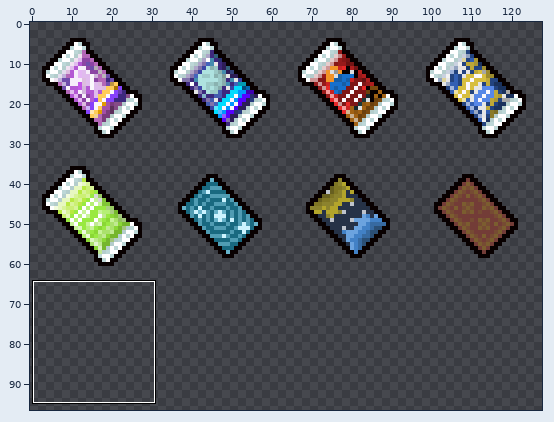
One commit to this sprite sheet: resources/gfx/sprites/Card Backs.png. The picture above shows the old version from afar; the outline marks the close-up.
Close-up. The starting point:
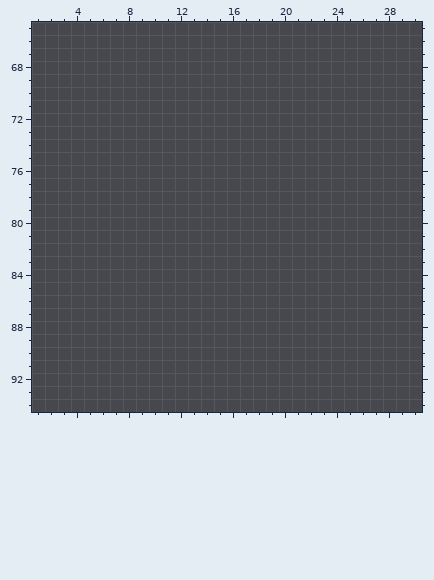
The file is 128x128 pixels. Colours within 5 levels of each other are drawn and written as one. Shown: x 1..30, y 65..94. The wide view leaves out empty margins. The commit also changed other parts of the picture, which this record leaves out.
And afterwards:
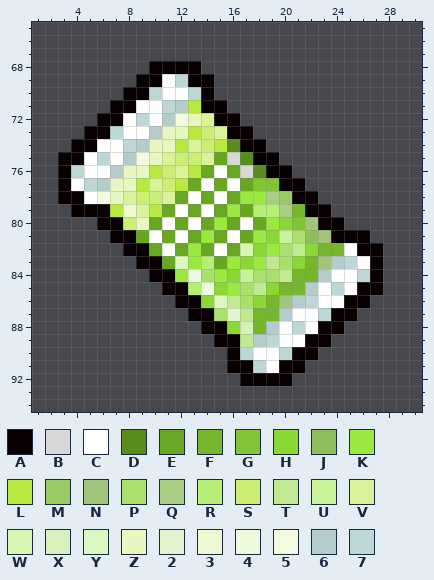
Palette (. is transparent): A #080000  B #d7d7d7  C #ffffff  D #588d1e  E #68a722  F #75b62d  G #81c537  H #8ad735  J #90be5c  K #99e941  L #b8e941  M #99ca63  N #a2c57c  P #aae16c  Q #a9cd81  R #b5ef75  S #cbef75  T #c0e992  U #c8f398  V #d8f398  W #d7f6b4  X #d8f1bc  Y #ddf7c0  Z #e7f7c0  2 #e3f5ce  3 #edf9d1  4 #ecfbdd  5 #f2fbdd  6 #b4cdcc  7 #bdd7d7
The edit:
@@ x 1..30 @@
 67 ..............................
-68 ..............................
-69 ..............................
-70 ..............................
-71 ..............................
-72 ..............................
-73 ..............................
-74 ..............................
-75 ..............................
-76 ..............................
-77 ..............................
-78 ..............................
-79 ..............................
-80 ..............................
-81 ..............................
-82 ..............................
-83 ..............................
-84 ..............................
-85 ..............................
-86 ..............................
-87 ..............................
-88 ..............................
-89 ..............................
-90 ..............................
-91 ..............................
-92 ..............................
+68 .........AAAA.................
+69 ........AAC7AA................
+70 .......AA7CC7A................
+71 ......AACC76LAA...............
+72 .....AAC7C65ZVAA..............
+73 ....AA7CC6ZZLSVAA.............
+74 ...AACC76ZZLVSLDAA............
+75 ..AAC7C65ZVSSVEBDAA...........
+76 ..A7CC6ZZLSVLECEBDAA..........
+77 ..AC76ZZLVSLECECEGGAA.........
+78 ..AAC5ZVSSVECECEKKQMAA........
+79 ...AAAL3VLECECEKERRQFAA.......
+80 .....AASZECECEKECEKHGNAA......
+81 ......AAECECEKECEKHUPJNAAA....
+82 .......AAECEKECEWHKPTHFFCAA...
+83 ........AAEYKREKHKTPHFN67CA...
+84 .........AAK4PKHUPPTFF6CC7A...
+85 ..........AAR4HKPTHFF6C7CAA...
+86 ...........AAHYTPHFN67CCAA....
+87 ............AAP2TFF6CC7AA.....
+88 .............AAHXF6C7CAA......
+89 ..............AAT67CCAA.......
+90 ...............A7CC7AA........
+91 ...............AA7CAA.........
+92 ................AAAA..........
 93 ..............................
Pixel boxes of the changes (left, top, right, bottom) in both close-ups:
added: (58, 61, 383, 386)
